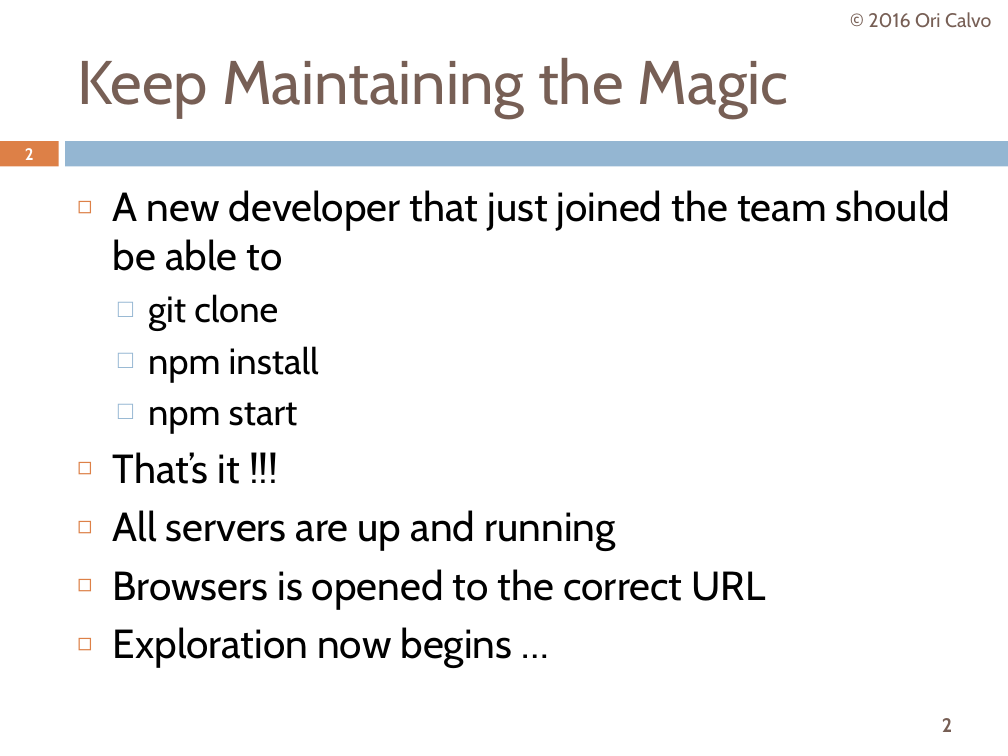
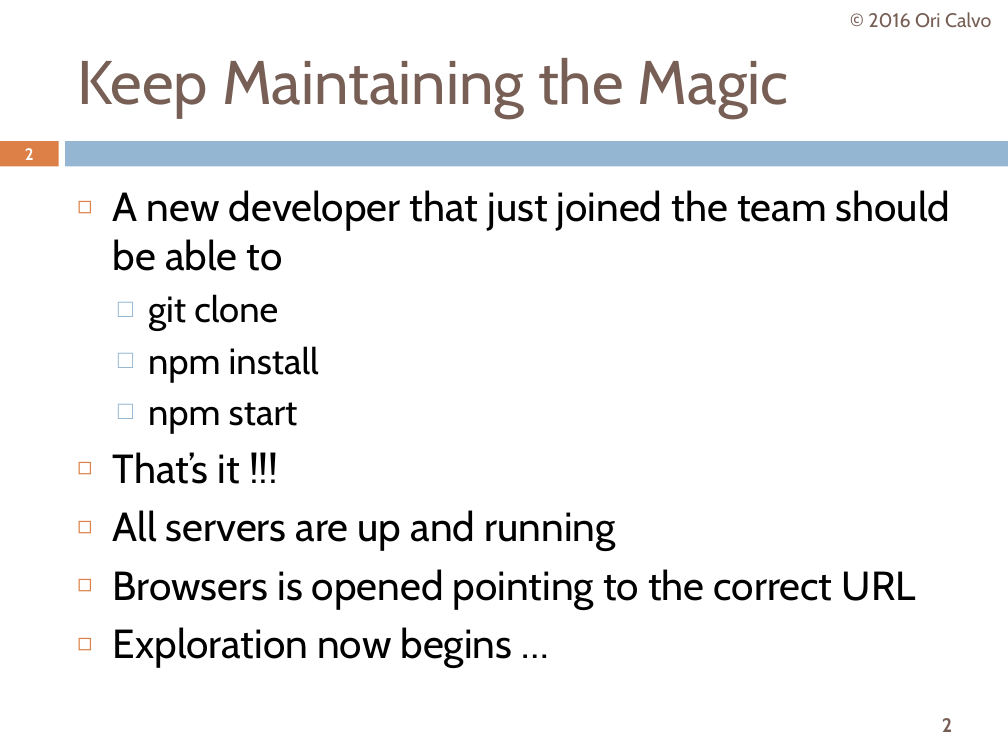
Before and after one commit to oricalvo/course-angular, a slide deck: slide 2 of PPTs/01 Build & Setup.pptx. Drawn at 1008x756 pixels with LibreOffice and Linux fonts; fonts in the diff are those of the drawing. Boxes give left, top, right and bottom in pixels: in the first picture for what was removed or moved away, otherwise in the second. Text is boxed around its words. In the diff, an @@ line names an element or a change of style, - is before the commit and + after.

```diff
--- a/PPTs/01 Build & Setup.pptx
+++ b/PPTs/01 Build & Setup.pptx
@@ text at [113, 569, 916, 609]: text changed @@
-◻ Browsers is opened to the correct URL
+◻ Browsers is opened pointing to the correct URL
```
Also in this commit, not shown: 16 other slides changed, 4 slides added, 12 slides removed, 17 other files.
